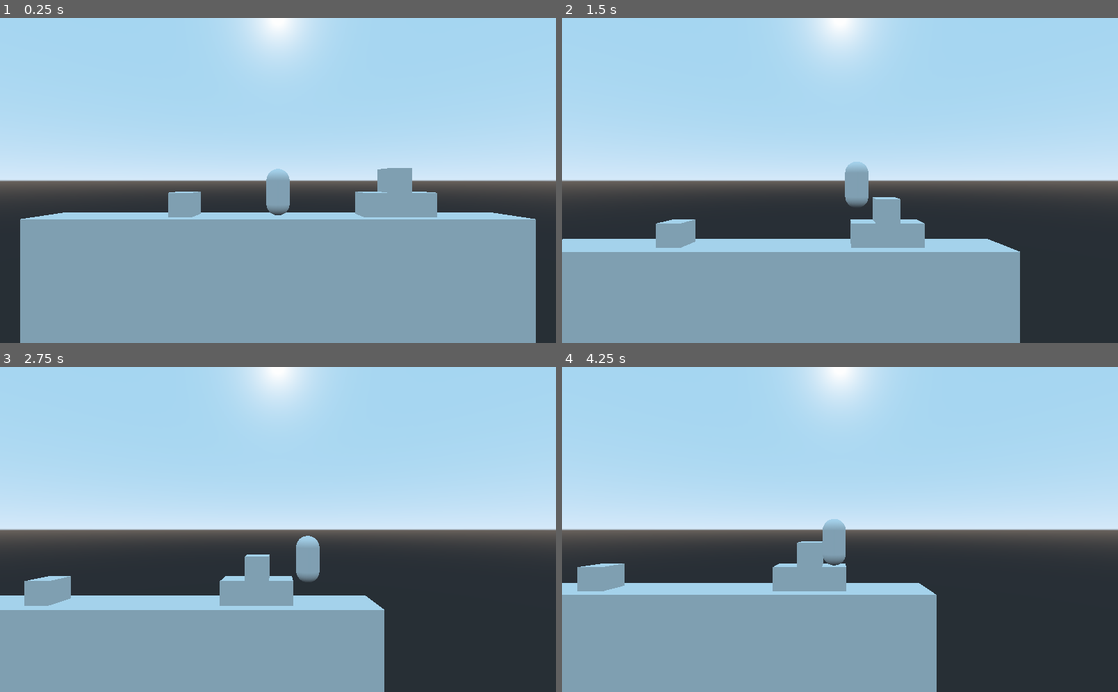
Above: before the commit, frames 1-4 (two rows, left to right).
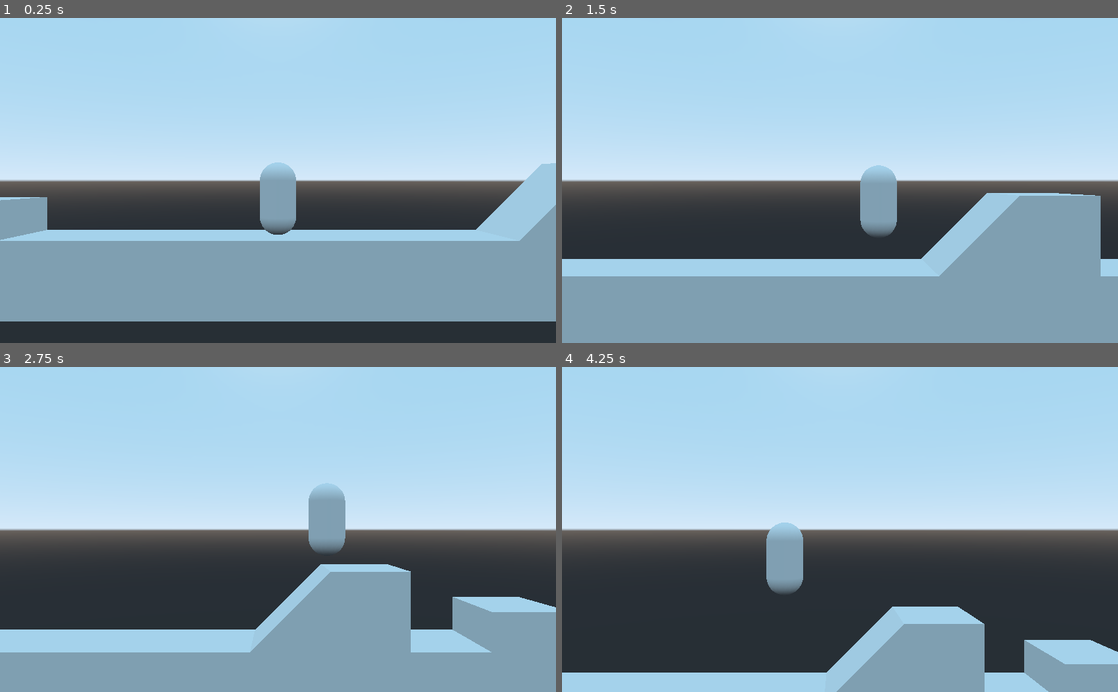
Above: after the commit, the same moments.

Repository: hextraza/ld51-game
Game: Godot game, scene res://dev/two-point-five/world.tscn
The game is run twice, just before and just after one commit, with the same random seed, the same clock (stepped at 60 frames per second) and the same inputs. This scene is started directly instead of the project's main scene.
Inputs:
- Up to frame 1 (0.25 s): no input
- Up to frame 2 (1.5 s): tap Enter at 0.5 s; hold D (move_right) 0.53-1.28 s; hold Space (move_jump) 0.53-1.28 s; hold Down (ui_down) from 1.28 s (still down); tap Space (move_jump) at 1.35 s
- Up to frame 3 (2.75 s): tap Space (move_jump) at 1.52, 1.82 s; release Down (ui_down) at 2.03 s; hold D (move_right) from 2.03 s (still down); hold Space (move_jump) from 2.03 s (still down)
- Up to frame 4 (4.25 s): release D (move_right) at 2.78 s; release Space (move_jump) at 2.78 s; hold Up (ui_up) 2.78-3.53 s; tap Space (move_jump) at 2.85, 3.02, 3.32 s; hold A (move_left) from 3.53 s (still down); hold Space (move_jump) from 3.53 s (still down)

The runs differ from the first frame. In frame 1, 21% of the frame differs, in the area x 0-100%, y 0-100%; in frame 2, 20%; in frame 3, 24%; in frame 4, 29%.

Commit message:
Draft player movement

Diff:
--- a/dev/two-point-five/world.tscn
+++ b/dev/two-point-five/world.tscn
@@ -5,38 +5,33 @@
 [node name="World" type="Spatial"]
 
 [node name="Player" parent="." instance=ExtResource( 1 )]
-camera = NodePath("../Camera")
+camera_path = NodePath("../Camera")
 
 [node name="Camera" type="Camera" parent="."]
 physics_interpolation_mode = 1
 transform = Transform( 1, 0, 0, 0, 1, 0, 0, 0, 1, 0, 1.5, 10 )
+keep_aspect = 0
+fov = 75.0
 
 [node name="Level" type="CSGCombiner" parent="."]
 use_collision = true
 
 [node name="CSGBox" type="CSGBox" parent="Level"]
-transform = Transform( 1, 0, 0, 0, 1, 0, 0, 0, 1, 0, -5, 0 )
+transform = Transform( 1, 0, 0, 0, 1, 0, 0, 0, 1, 0, -1, 0 )
 use_collision = true
-width = 20.0
-height = 10.0
+width = 48.0
 
 [node name="CSGBox2" type="CSGBox" parent="Level"]
-transform = Transform( 1, 0, 0, 0, 1, 0, 0, 0, 1, -4, 0, 0 )
-width = 1.0
-depth = 1.0
-
-[node name="CSGBox3" type="CSGBox" parent="Level"]
-transform = Transform( 1, 0, 0, 0, 1, 0, 0, 0, 1, 4, 0, 0 )
-width = 1.0
-depth = 1.0
+transform = Transform( 1, 0, 0, 0, 1, 0, 0, 0, 1, -8, 0, 0 )
 
 [node name="CSGBox4" type="CSGBox" parent="Level"]
-transform = Transform( 1, 0, 0, 0, 1, 0, 0, 0, 1, 5, 0, 0 )
-width = 1.0
+transform = Transform( 1, 0, 0, 0, 1, 0, 0, 0, 1, 9, 0, 0 )
 height = 4.0
-depth = 1.0
 
 [node name="CSGBox5" type="CSGBox" parent="Level"]
-transform = Transform( 1, 0, 0, 0, 1, 0, 0, 0, 1, 6, 0, 0 )
-width = 1.0
-depth = 1.0
+transform = Transform( 1, 0, 0, 0, 1, 0, 0, 0, 1, 13, 0, 0 )
+
+[node name="CSGPolygon" type="CSGPolygon" parent="Level"]
+transform = Transform( 1, 0, 0, 0, 1, 0, 0, 0, 1, 4, 0, 1 )
+polygon = PoolVector2Array( 2, 0, 4, 0, 4, 2 )
+depth = 2.0
--- a/player.gd
+++ b/player.gd
@@ -1,39 +1,46 @@
 extends KinematicBody
 
-export(float, 1, 9) var speed := 5.0
-export(float, 1, 9) var jump_height := 1.5
-export(float, 1, 9) var fall_faster := 2.0
+export(float, 1, 9) var move_speed := TAU
+export(float, 1, 20) var move_scale := 12.0
+export(float, 1, 20) var stop_scale := 15.0
+export(float, 1, 3) var jump_height := 1.2
+export(float, 1, 10) var jump_scale := PI
+export(float, 1, 10) var fall_scale := PI * 3/2
+export(float, 0, 20) var camera_scale := PI
+export(NodePath) var camera_path : NodePath
 
-export(NodePath) var camera : NodePath
-
-onready var _camera : Camera = get_node_or_null(camera)
+onready var camera : Camera = get_node_or_null(camera_path)
 
 var gravity : float = ProjectSettings.get_setting('physics/3d/default_gravity')
-
 var velocity := Vector3.ZERO
 
 
 func _ready() -> void:
-	if not _camera:
+	if not camera:
 		set_process(false)
 		push_error('Player camera missing')
 
 
 func _process(delta: float) -> void:
-	var target := Vector3(translation.x, translation.y + 1.5, _camera.translation.z)
-	_camera.translation = _camera.translation.linear_interpolate(target, delta * PI)
+	var target := Vector3(translation.x, translation.y + 1.5, camera.translation.z)
+	camera.translation = camera.translation.linear_interpolate(target, camera_scale * delta)
 
 
 func _physics_process(delta):
 	var input_move := Input.get_vector('move_left', 'move_right', 'ui_down', 'ui_up')
-	var input_jump := Input.is_action_just_pressed('move_jump')
+	var input_jump := Input.is_action_pressed('move_jump')
 	var snap := Vector3.ZERO if input_jump else Vector3.DOWN
 
-	velocity.x = input_move.x * speed
+	if is_zero_approx(input_move.x):
+		velocity.x = lerp(velocity.x, 0.0, stop_scale * delta)
+	else:
+		velocity.x = lerp(velocity.x, input_move.x * move_speed, move_scale * delta)
 
 	if input_jump and is_on_floor():
-		velocity.y += sqrt(2 * jump_height * gravity)
+		velocity.y += sqrt(2 * jump_height * gravity * jump_scale)
+	elif input_jump and velocity.y > 0.0:
+		velocity.y -= gravity * jump_scale * delta
 	else:
-		velocity.y -= gravity * (fall_faster if velocity.y < 0.0 else 1.0) * delta
+		velocity.y -= gravity * fall_scale * delta
 
-	velocity = move_and_slide_with_snap(velocity, snap, Vector3.UP, true)
+	velocity = move_and_slide_with_snap(velocity, snap, Vector3.UP)
--- a/player.tscn
+++ b/player.tscn
@@ -1,22 +1,29 @@
-[gd_scene load_steps=4 format=2]
+[gd_scene load_steps=5 format=2]
 
 [ext_resource path="res://player.gd" type="Script" id=1]
+
+[sub_resource type="CapsuleMesh" id=2]
+radius = 0.5
 
 [sub_resource type="CapsuleShape" id=1]
 radius = 0.5
 
-[sub_resource type="CapsuleMesh" id=2]
-radius = 0.5
+[sub_resource type="BoxShape" id=3]
+extents = Vector3( 0.2, 0.2, 0.2 )
 
 [node name="Player" type="KinematicBody"]
 axis_lock_motion_z = true
 move_lock_z = true
 script = ExtResource( 1 )
 
+[node name="MeshInstance" type="MeshInstance" parent="."]
+transform = Transform( 1, 0, 0, 0, -4.37114e-08, 1, 0, -1, -4.37114e-08, 0, 1, 0 )
+mesh = SubResource( 2 )
+
 [node name="CollisionShape" type="CollisionShape" parent="."]
 transform = Transform( 1, 0, 0, 0, -4.37114e-08, 1, 0, -1, -4.37114e-08, 0, 1, 0 )
 shape = SubResource( 1 )
 
-[node name="MeshInstance" type="MeshInstance" parent="."]
-transform = Transform( 1, 0, 0, 0, -4.37114e-08, 1, 0, -1, -4.37114e-08, 0, 1, 0 )
-mesh = SubResource( 2 )
+[node name="CollisionShape2" type="CollisionShape" parent="."]
+transform = Transform( 1, 0, 0, 0, 1, 0, 0, 0, 1, 0, 0.2, 0 )
+shape = SubResource( 3 )
